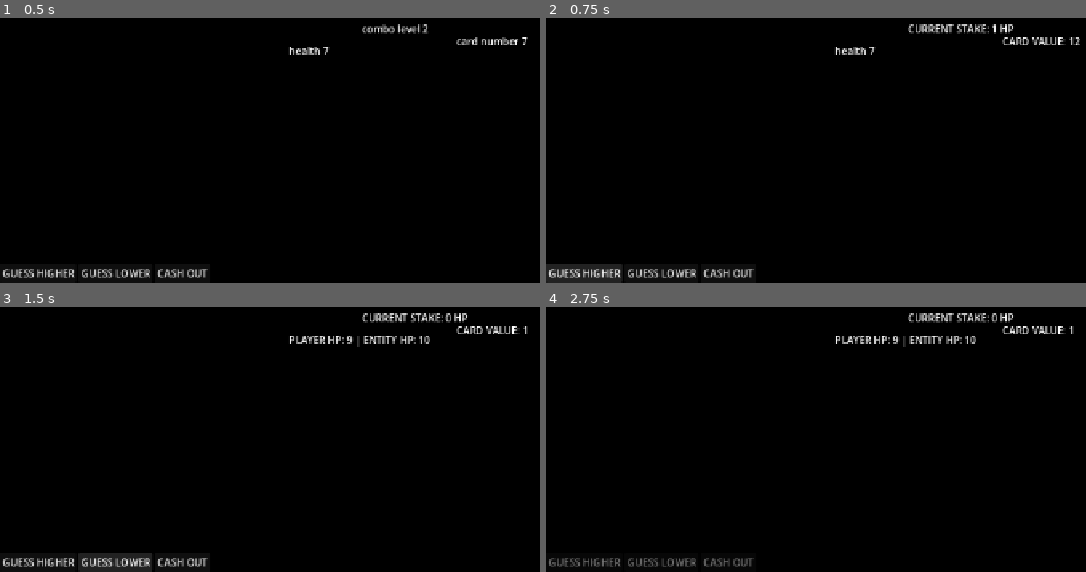
Above: before the commit, frames 1-4 (two rows, left to right).
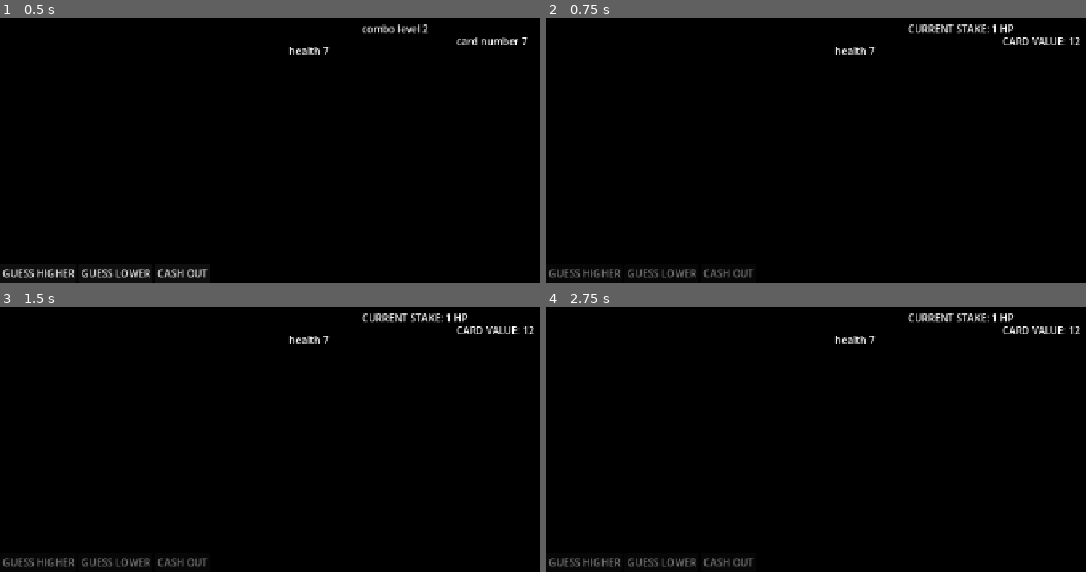
Above: after the commit, the same moments.

Repository: wadahac/HighLowPrototype
Game: Godot game, scene res://scenes/main.tscn
Two runs of this game, one before a commit and one after it. Both use one fixed random seed, a clock stepped at 60 frames per second and the inputs below.
Inputs (mouse positions are in pixels of both pictures, inside the frame that each line leads up to):
- Up to frame 1 (0.5 s): no input
- Up to frame 2 (0.75 s): click "GUESS HIGHER" at 0.5 s
- Up to frame 3 (1.5 s): click (113, 561) at 1.25 s, where only the run before the commit has a clickable "GUESS LOWER"
- Up to frame 4 (2.75 s): click (729, 561) at 2 s, where only the run before the commit has a clickable "CASH OUT"

Frame 1 is identical in both runs. In frame 2, 1.4% of the frame differs, in the area x 0-39%, y 92-100%; in frame 3, 2.0%, in the area x 0-99%, y 2-100%; in frame 4, 0.6%.
Error in both runs: Invalid access to property or key 'pressed' on a base object of type 'null instance'. (res://src/HighLowGameManager.gd:41)

Commit message:
fix: prevent button spam and add AI lethal cash-out logic
Co-authored-by: aider (gemini/gemini-3.5-flash) <aider@aider.chat>

Diff:
--- a/high-low-prototype/src/EnemyAI.gd
+++ b/high-low-prototype/src/EnemyAI.gd
@@ -18,9 +18,14 @@
 func record_card_drawn(card_value: int) -> void:
 	used_cards.append(card_value)
 
-func take_turn(current_card_value: int) -> void:
+func take_turn(current_card_value: int, current_stake: int, player_hp: int) -> void:
 	# Random delay between 1.0 and 5.0 seconds
 	await get_tree().create_timer(randf_range(1.0, 5.0)).timeout
+
+	# Lethal Cash-Out Check
+	if current_stake >= player_hp and current_stake > 0:
+		decision_made.emit("cash_out")
+		return
 
 	# Calculate remaining cards in the deck
 	var counts = {}
--- a/high-low-prototype/src/HighLowGameManager.gd
+++ b/high-low-prototype/src/HighLowGameManager.gd
@@ -72,7 +72,7 @@
 	rebuild_deck()
 	current_base_value = draw_card()
 
-	_enable_player_controls(true)
+	set_player_controls_enabled(true)
 	_update_base_card_ui()
 
 func restart_match() -> void:
@@ -96,14 +96,17 @@
 # Button handlers
 func _on_higher_pressed() -> void:
 	if is_player_turn:
+		set_player_controls_enabled(false)
 		process_guess(true)
 
 func _on_lower_pressed() -> void:
 	if is_player_turn:
+		set_player_controls_enabled(false)
 		process_guess(false)
 
 func _on_cash_out_pressed() -> void:
 	if is_player_turn:
+		set_player_controls_enabled(false)
 		cash_out()
 
 # AI Decision Handler
@@ -111,12 +114,15 @@
 	if is_player_turn:
 		return
 
-	process_guess(choice == "higher")
-
-	# If the game is still going and it remains the enemy's turn (they didn't bust)
+	if choice == "cash_out":
+		cash_out()
+	else:
+		process_guess(choice == "higher")
+
+	# If the game is still going and it remains the enemy's turn (they didn't bust/cash out)
 	if not is_player_turn and player_current_health > 0 and enemy_current_health > 0:
 		# AI continues guessing based on its card-counting logic
-		enemy_ai.take_turn(current_base_value)
+		enemy_ai.take_turn(current_base_value, current_combo_damage, player_current_health)
 
 # 6. Process guess logic
 func process_guess(is_higher: bool) -> void:
@@ -189,13 +195,13 @@
 	is_player_turn = not is_player_turn
 	_update_turn_label()
 	if is_player_turn:
-		_enable_player_controls(true)
-	else:
-		_enable_player_controls(false)
+		set_player_controls_enabled(true)
+	else:
+		set_player_controls_enabled(false)
 		if enemy_ai:
-			enemy_ai.take_turn(current_base_value)
-
-func _enable_player_controls(enabled: bool) -> void:
+			enemy_ai.take_turn(current_base_value, current_combo_damage, player_current_health)
+
+func set_player_controls_enabled(enabled: bool) -> void:
 	higher_button.disabled = not enabled
 	lower_button.disabled = not enabled
 	cash_out_button.disabled = not enabled
@@ -220,7 +226,7 @@
 	base_card_label.text = "GAME OVER"
 	combo_label.text = "WINNER: " + winner_name.to_upper()
 	turn_label.text = winner_name.to_upper() + " WINS!"
-	_enable_player_controls(false)
+	set_player_controls_enabled(false)
 	restart_button.show()
 
 # Returns true if the game is over
